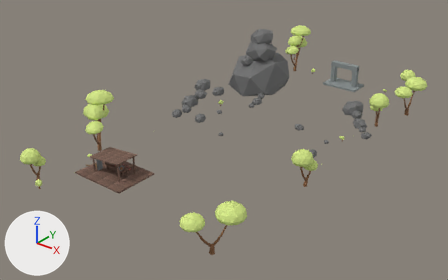
Before and after pictures for a commit that changed the Blender file RedFortress2/MultiPassRendering/res/model/base/base_decor.blend.
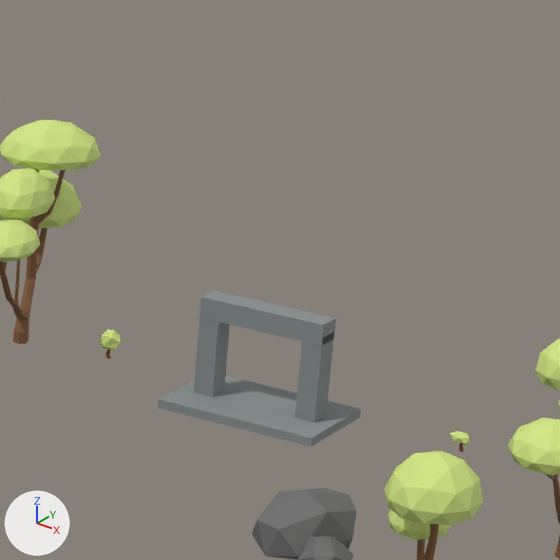
Each version appears first whole from a camera (50 mm lens) standing at (46.5, -64.9, 38.1) and looking at (-2.6, -3.5, 0.0), and next in a close-up on the part from 65% to 90% of the width and 0% to 41% of the height. Every picture has the same lights, and +X, +Y and +Z are marked at lower left. The older version's two pictures come first.

In view in the first close-up: 'ClimbRockHillEastD_0', 'ClimbRockHillEastE_0', 'PortalLintel', 'PortalPillarLeft', 'PortalPillarRight', 'PortalStep', 'TreeHillEastA_0', 'TreeHillEastB_0', 'TreePortalEast_0', 'TreePortalWest_0' and 2 more.
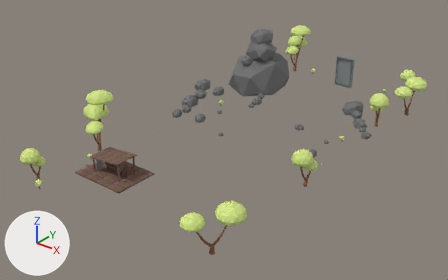
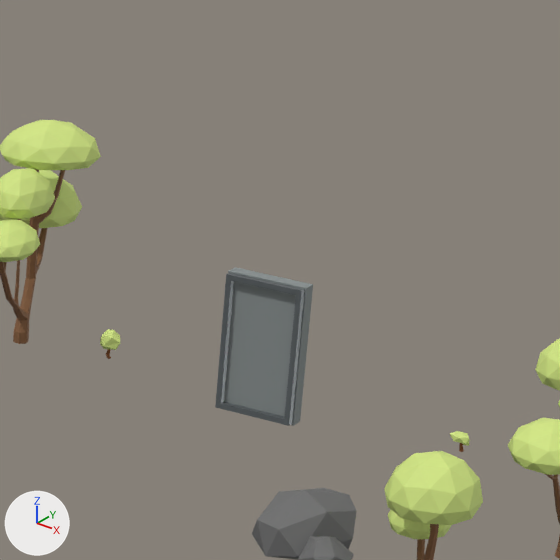
Pixel boxes (x1, y1, x2, y2) of what changed, in the close-ups (560 x 560 px):
'PortalWall', added: after (224, 267, 313, 426)
'PortalStep', deleted: before (158, 376, 361, 447)
'PortalLintel', deleted: before (199, 290, 336, 346)
'PortalPillarRight', deleted: before (295, 333, 334, 423)
'PortalPillarLeft', deleted: before (194, 318, 230, 397)
'PortalFrameRight', added: after (284, 288, 305, 426)
'PortalFrameLeft', added: after (215, 272, 234, 408)
'PortalFrameTop', added: after (231, 274, 299, 295)
'PortalFrameBottom', added: after (220, 402, 284, 425)

The edits, one by one:
Mesh me_cube_050 is new.
It is a box spanning x -1.25..1.25, y -0.11..0.11, z -0.1..0.1.
It uses material mat_hubmetal (grey #6f7679).
Mesh me_cube_048_1 is new.
It is a box spanning x -0.1..0.1, y -0.11..0.11, z -2.45..2.45.
It uses material mat_hubmetal (grey #6f7679).
Mesh me_cube_046_1 is new.
It is a box spanning x -1.5..1.5, y -0.25..0.25, z -2.5..2.5.
It uses material mat_hubportalstone (grey #899090).
Object 'PortalStep' (ob_portalstep) is deleted.
Object 'PortalPillarLeft' (ob_portalpillarleft) is deleted.
Object 'PortalPillarRight' (ob_portalpillarright) is deleted.
Object 'PortalLintel' (ob_portallintel) is deleted.
Object 'PortalFrameTop' (ob_portalframetop) is new; it shows me_cube_050.
Its location is (0.0, 25.64, 4.85).
Object 'PortalFrameBottom' (ob_portalframebottom) is new; it shows a copy of me_cube_050.
Its location is (0.0, 25.64, 0.15).
Object 'PortalFrameRight' (ob_portalframeright) is new; it shows me_cube_048_1.
Its location is (1.35, 25.64, 2.5).
Object 'PortalFrameLeft' (ob_portalframeleft) is new; it shows a copy of me_cube_048_1.
Its location is (-1.35, 25.64, 2.5).
Object 'PortalWall' (ob_portalwall) is new; it shows me_cube_046_1.
Its location is (0.0, 26.0, 2.5).
